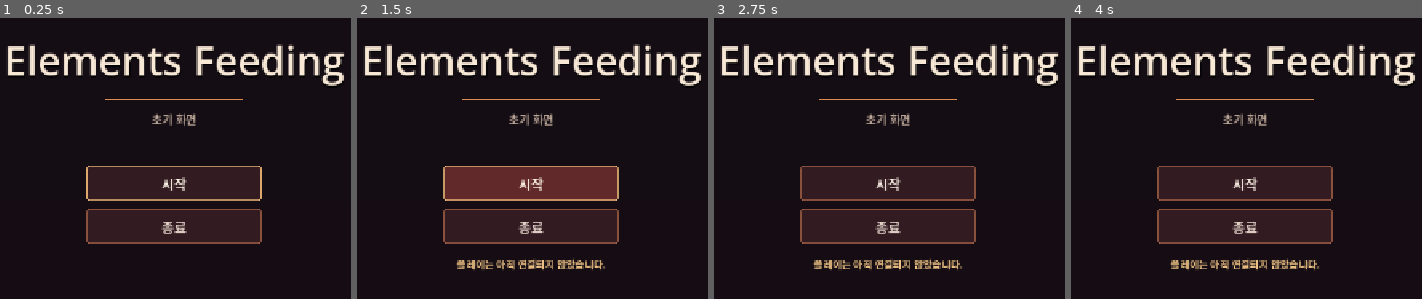
Above: before the commit, frames 1-4 (left to right).
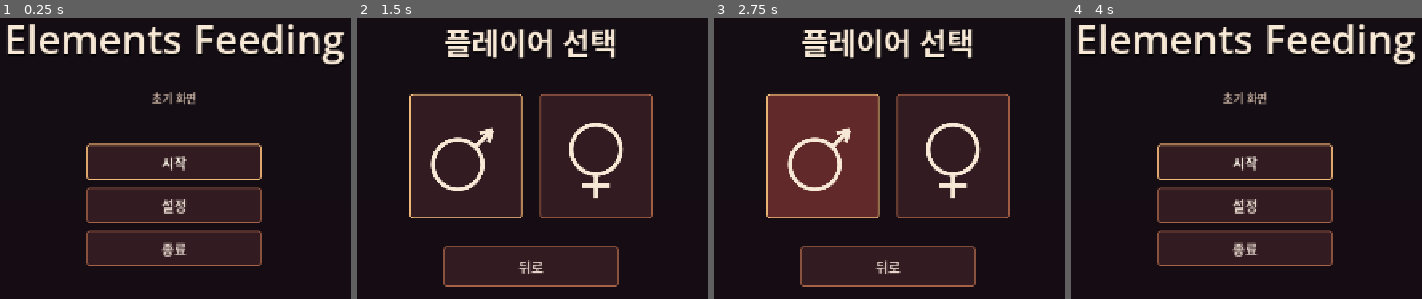
Above: after the commit, the same moments.

Repository: minjecho/ElementsFeeding
Game: Godot game, scene res://scenes/main_menu.tscn
Same seed, same stepped clock (60 frames per second), same inputs: the game is played once before the commit and once after it.
Inputs (mouse positions are in pixels of both pictures, inside the frame that each line leads up to):
- Up to frame 1 (0.25 s): no input
- Up to frame 2 (1.5 s): click (532, 206) at 0.5 s, where only the run after the commit has a clickable "설정"; click "시작" at 1.25 s
- Up to frame 3 (2.75 s): click (822, 155) at 2.02 s
- Up to frame 4 (4 s): click (1309, 155) at 2.77 s; click (1246, 265) at 3.5 s, where only the run after the commit has a clickable "뒤로"

The runs differ from the first frame. In frame 1, 24% of the frame differs, in the area x 2-99%, y 2-89%; in frame 2, 47%, in the area x 2-99%, y 3-96%; in frame 3, 45%; in frame 4, 24%.

Commit message:
초기 화면에 설정과 플레이어 선택을 추가한다.
시작을 누르면 남녀 성별 마크만 있는 선택 화면으로 넘어가게 한다.

Co-authored-by: Cursor <cursoragent@cursor.com>

Diff:
--- a/scenes/main_menu.tscn
+++ b/scenes/main_menu.tscn
@@ -159,6 +159,21 @@
 theme_override_styles/focus = SubResource("StyleBox_focus")
 text = "시작"
 
+[node name="SettingsButton" type="Button" parent="Center/Column/Buttons"]
+custom_minimum_size = Vector2(280, 52)
+layout_mode = 2
+size_flags_horizontal = 4
+theme_override_colors/font_color = Color(0.9, 0.84, 0.8, 1)
+theme_override_colors/font_hover_color = Color(0.98, 0.94, 0.9, 1)
+theme_override_colors/font_pressed_color = Color(0.85, 0.78, 0.74, 1)
+theme_override_colors/font_focus_color = Color(0.98, 0.94, 0.9, 1)
+theme_override_font_sizes/font_size = 22
+theme_override_styles/normal = SubResource("StyleBox_normal")
+theme_override_styles/hover = SubResource("StyleBox_hover")
+theme_override_styles/pressed = SubResource("StyleBox_pressed")
+theme_override_styles/focus = SubResource("StyleBox_focus")
+text = "설정"
+
 [node name="QuitButton" type="Button" parent="Center/Column/Buttons"]
 custom_minimum_size = Vector2(280, 52)
 layout_mode = 2
@@ -183,4 +198,5 @@
 vertical_alignment = 1
 
 [connection signal="pressed" from="Center/Column/Buttons/StartButton" to="." method="_on_start_pressed"]
+[connection signal="pressed" from="Center/Column/Buttons/SettingsButton" to="." method="_on_settings_pressed"]
 [connection signal="pressed" from="Center/Column/Buttons/QuitButton" to="." method="_on_quit_pressed"]
--- /dev/null
+++ b/scenes/player_select.tscn
@@ -0,0 +1,195 @@
+[gd_scene load_steps=9 format=3]
+
+[ext_resource type="Script" path="res://scripts/player_select.gd" id="1_select"]
+[ext_resource type="Script" path="res://scripts/gender_mark.gd" id="2_mark"]
+
+[sub_resource type="Gradient" id="Gradient_bg"]
+offsets = PackedFloat32Array(0, 0.58, 1)
+colors = PackedColorArray(0.16, 0.09, 0.12, 1, 0.07, 0.045, 0.07, 1, 0.025, 0.016, 0.03, 1)
+
+[sub_resource type="GradientTexture2D" id="GradientTexture2D_bg"]
+gradient = SubResource("Gradient_bg")
+width = 16
+height = 256
+fill_from = Vector2(0.5, 0)
+fill_to = Vector2(0.5, 1)
+
+[sub_resource type="StyleBoxFlat" id="StyleBox_normal"]
+content_margin_left = 16.0
+content_margin_top = 16.0
+content_margin_right = 16.0
+content_margin_bottom = 16.0
+bg_color = Color(0.2, 0.11, 0.13, 1)
+border_width_left = 2
+border_width_top = 2
+border_width_right = 2
+border_width_bottom = 2
+border_color = Color(0.72, 0.42, 0.3, 0.9)
+corner_radius_top_left = 4
+corner_radius_top_right = 4
+corner_radius_bottom_right = 4
+corner_radius_bottom_left = 4
+
+[sub_resource type="StyleBoxFlat" id="StyleBox_hover"]
+content_margin_left = 16.0
+content_margin_top = 16.0
+content_margin_right = 16.0
+content_margin_bottom = 16.0
+bg_color = Color(0.38, 0.16, 0.16, 1)
+border_width_left = 2
+border_width_top = 2
+border_width_right = 2
+border_width_bottom = 2
+border_color = Color(0.95, 0.74, 0.48, 1)
+corner_radius_top_left = 4
+corner_radius_top_right = 4
+corner_radius_bottom_right = 4
+corner_radius_bottom_left = 4
+
+[sub_resource type="StyleBoxFlat" id="StyleBox_pressed"]
+content_margin_left = 16.0
+content_margin_top = 16.0
+content_margin_right = 16.0
+content_margin_bottom = 16.0
+bg_color = Color(0.12, 0.06, 0.07, 1)
+border_width_left = 2
+border_width_top = 2
+border_width_right = 2
+border_width_bottom = 2
+border_color = Color(0.86, 0.58, 0.36, 1)
+corner_radius_top_left = 4
+corner_radius_top_right = 4
+corner_radius_bottom_right = 4
+corner_radius_bottom_left = 4
+
+[sub_resource type="StyleBoxFlat" id="StyleBox_focus"]
+content_margin_left = 16.0
+content_margin_top = 16.0
+content_margin_right = 16.0
+content_margin_bottom = 16.0
+bg_color = Color(0.2, 0.11, 0.13, 1)
+border_width_left = 2
+border_width_top = 2
+border_width_right = 2
+border_width_bottom = 2
+border_color = Color(0.95, 0.74, 0.48, 1)
+corner_radius_top_left = 4
+corner_radius_top_right = 4
+corner_radius_bottom_right = 4
+corner_radius_bottom_left = 4
+
+[node name="PlayerSelect" type="Control"]
+layout_mode = 3
+anchors_preset = 15
+anchor_right = 1.0
+anchor_bottom = 1.0
+grow_horizontal = 2
+grow_vertical = 2
+script = ExtResource("1_select")
+
+[node name="Background" type="TextureRect" parent="."]
+layout_mode = 1
+anchors_preset = 15
+anchor_right = 1.0
+anchor_bottom = 1.0
+grow_horizontal = 2
+grow_vertical = 2
+mouse_filter = 2
+texture = SubResource("GradientTexture2D_bg")
+expand_mode = 1
+stretch_mode = 6
+
+[node name="Center" type="CenterContainer" parent="."]
+layout_mode = 1
+anchors_preset = 15
+anchor_right = 1.0
+anchor_bottom = 1.0
+grow_horizontal = 2
+grow_vertical = 2
+mouse_filter = 2
+
+[node name="Column" type="VBoxContainer" parent="Center"]
+layout_mode = 2
+theme_override_constants/separation = 18
+alignment = 1
+
+[node name="Title" type="Label" parent="Center/Column"]
+layout_mode = 2
+theme_override_colors/font_color = Color(0.97, 0.91, 0.84, 1)
+theme_override_colors/font_shadow_color = Color(0, 0, 0, 0.65)
+theme_override_constants/shadow_offset_y = 3
+theme_override_font_sizes/font_size = 48
+text = "플레이어 선택"
+horizontal_alignment = 1
+
+[node name="Gap" type="Control" parent="Center/Column"]
+custom_minimum_size = Vector2(0, 12)
+layout_mode = 2
+mouse_filter = 2
+
+[node name="Choices" type="HBoxContainer" parent="Center/Column"]
+layout_mode = 2
+theme_override_constants/separation = 28
+alignment = 1
+
+[node name="MaleButton" type="Button" parent="Center/Column/Choices"]
+custom_minimum_size = Vector2(180, 200)
+layout_mode = 2
+theme_override_styles/normal = SubResource("StyleBox_normal")
+theme_override_styles/hover = SubResource("StyleBox_hover")
+theme_override_styles/pressed = SubResource("StyleBox_pressed")
+theme_override_styles/focus = SubResource("StyleBox_focus")
+
+[node name="Mark" type="Control" parent="Center/Column/Choices/MaleButton"]
+layout_mode = 1
+anchors_preset = 15
+anchor_right = 1.0
+anchor_bottom = 1.0
+grow_horizontal = 2
+grow_vertical = 2
+mouse_filter = 2
+script = ExtResource("2_mark")
+kind = 0
+
+[node name="FemaleButton" type="Button" parent="Center/Column/Choices"]
+custom_minimum_size = Vector2(180, 200)
+layout_mode = 2
+theme_override_styles/normal = SubResource("StyleBox_normal")
+theme_override_styles/hover = SubResource("StyleBox_hover")
+theme_override_styles/pressed = SubResource("StyleBox_pressed")
+theme_override_styles/focus = SubResource("StyleBox_focus")
+
+[node name="Mark" type="Control" parent="Center/Column/Choices/FemaleButton"]
+layout_mode = 1
+anchors_preset = 15
+anchor_right = 1.0
+anchor_bottom = 1.0
+grow_horizontal = 2
+grow_vertical = 2
+mouse_filter = 2
+script = ExtResource("2_mark")
+kind = 1
+
+[node name="BackGap" type="Control" parent="Center/Column"]
+custom_minimum_size = Vector2(0, 8)
+layout_mode = 2
+mouse_filter = 2
+
+[node name="BackButton" type="Button" parent="Center/Column"]
+custom_minimum_size = Vector2(280, 52)
+layout_mode = 2
+size_flags_horizontal = 4
+theme_override_colors/font_color = Color(0.9, 0.84, 0.8, 1)
+theme_override_colors/font_hover_color = Color(0.98, 0.94, 0.9, 1)
+theme_override_colors/font_pressed_color = Color(0.85, 0.78, 0.74, 1)
+theme_override_colors/font_focus_color = Color(0.98, 0.94, 0.9, 1)
+theme_override_font_sizes/font_size = 22
+theme_override_styles/normal = SubResource("StyleBox_normal")
+theme_override_styles/hover = SubResource("StyleBox_hover")
+theme_override_styles/pressed = SubResource("StyleBox_pressed")
+theme_override_styles/focus = SubResource("StyleBox_focus")
+text = "뒤로"
+
+[connection signal="pressed" from="Center/Column/Choices/MaleButton" to="." method="_on_male_pressed"]
+[connection signal="pressed" from="Center/Column/Choices/FemaleButton" to="." method="_on_female_pressed"]
+[connection signal="pressed" from="Center/Column/BackButton" to="." method="_on_back_pressed"]
--- /dev/null
+++ b/scripts/gender_mark.gd
@@ -0,0 +1,42 @@
+extends Control
+
+enum Kind { MALE, FEMALE }
+
+@export var kind: Kind = Kind.MALE
+
+const _COLOR := Color(0.97, 0.91, 0.84, 1)
+const _WIDTH := 6.0
+
+
+func _draw() -> void:
+	if size.x < 8.0 or size.y < 8.0:
+		return
+	var radius := minf(size.x, size.y) * 0.22
+	if kind == Kind.MALE:
+		_draw_male(radius)
+	else:
+		_draw_female(radius)
+
+
+func _draw_male(radius: float) -> void:
+	var direction := Vector2(0.70710678, -0.70710678)
+	var reach := radius * 1.95
+	var center := size * 0.5 - direction * (reach - radius) * 0.5
+	draw_arc(center, radius, 0.0, TAU, 64, _COLOR, _WIDTH, true)
+	var tip := center + direction * reach
+	draw_line(center + direction * radius, tip, _COLOR, _WIDTH, true)
+	var head := radius * 0.42
+	var side := direction.orthogonal()
+	draw_line(tip, tip - direction * head + side * head * 0.6, _COLOR, _WIDTH, true)
+	draw_line(tip, tip - direction * head - side * head * 0.6, _COLOR, _WIDTH, true)
+
+
+func _draw_female(radius: float) -> void:
+	var stem := radius * 0.95
+	var center := size * 0.5 + Vector2(0.0, -stem * 0.28)
+	draw_arc(center, radius, 0.0, TAU, 64, _COLOR, _WIDTH, true)
+	var top := center + Vector2(0.0, radius)
+	draw_line(top, top + Vector2(0.0, stem), _COLOR, _WIDTH, true)
+	var cross := top + Vector2(0.0, stem * 0.48)
+	var arm := radius * 0.55
+	draw_line(cross + Vector2(-arm, 0.0), cross + Vector2(arm, 0.0), _COLOR, _WIDTH, true)
--- a/scripts/main_menu.gd
+++ b/scripts/main_menu.gd
@@ -1,4 +1,6 @@
 extends Control
+
+const PLAYER_SELECT_SCENE := "res://scenes/player_select.tscn"
 
 @onready var _notice: Label = $Center/Column/Notice
 
@@ -13,7 +15,11 @@
 
 
 func _on_start_pressed() -> void:
-	_notice.text = "플레이는 아직 연결되지 않았습니다."
+	get_tree().change_scene_to_file(PLAYER_SELECT_SCENE)
+
+
+func _on_settings_pressed() -> void:
+	_notice.text = "설정은 아직 연결되지 않았습니다."
 
 
 func _on_quit_pressed() -> void:
--- /dev/null
+++ b/scripts/player_select.gd
@@ -0,0 +1,48 @@
+extends Control
+
+const MAIN_MENU_SCENE := "res://scenes/main_menu.tscn"
+
+@onready var _male_button: Button = $Center/Column/Choices/MaleButton
+@onready var _female_button: Button = $Center/Column/Choices/FemaleButton
+
+var _normal_style: StyleBox
+var _selected_style: StyleBox
+var _selected := ""
+
+
+func _ready() -> void:
+	_normal_style = _male_button.get_theme_stylebox("normal")
+	_selected_style = _male_button.get_theme_stylebox("hover")
+	_male_button.grab_focus()
+
+
+func _unhandled_input(event: InputEvent) -> void:
+	if event.is_action_pressed("ui_cancel"):
+		_back()
+
+
+func _on_male_pressed() -> void:
+	_selected = "male"
+	_refresh()
+
+
+func _on_female_pressed() -> void:
+	_selected = "female"
+	_refresh()
+
+
+func _on_back_pressed() -> void:
+	_back()
+
+
+func _back() -> void:
+	get_tree().change_scene_to_file(MAIN_MENU_SCENE)
+
+
+func _refresh() -> void:
+	_apply(_male_button, _selected == "male")
+	_apply(_female_button, _selected == "female")
+
+
+func _apply(button: Button, selected: bool) -> void:
+	button.add_theme_stylebox_override("normal", _selected_style if selected else _normal_style)
